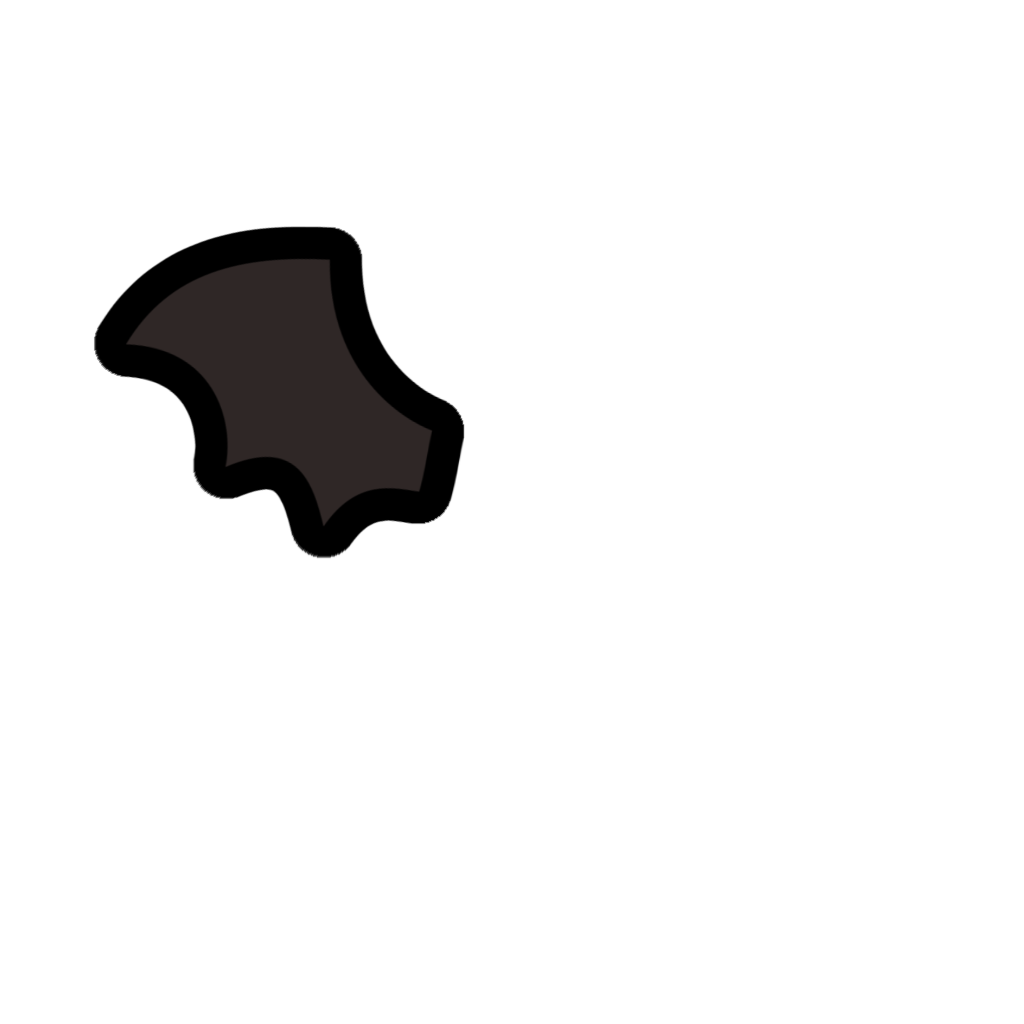
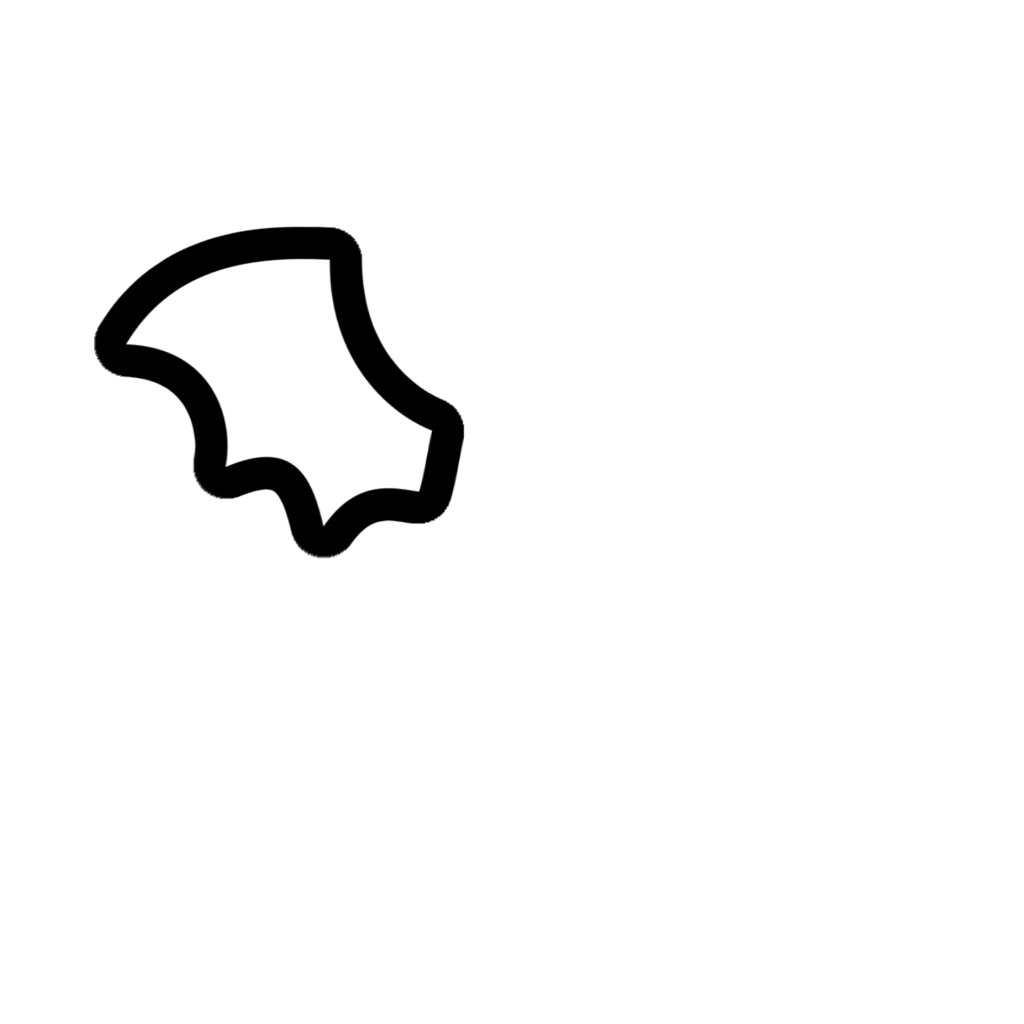
Two versions of the same layered image (1024 x 1024). Layer-by-layer changes:
painted on "Wings copy", masked it over [125, 258, 433, 527]